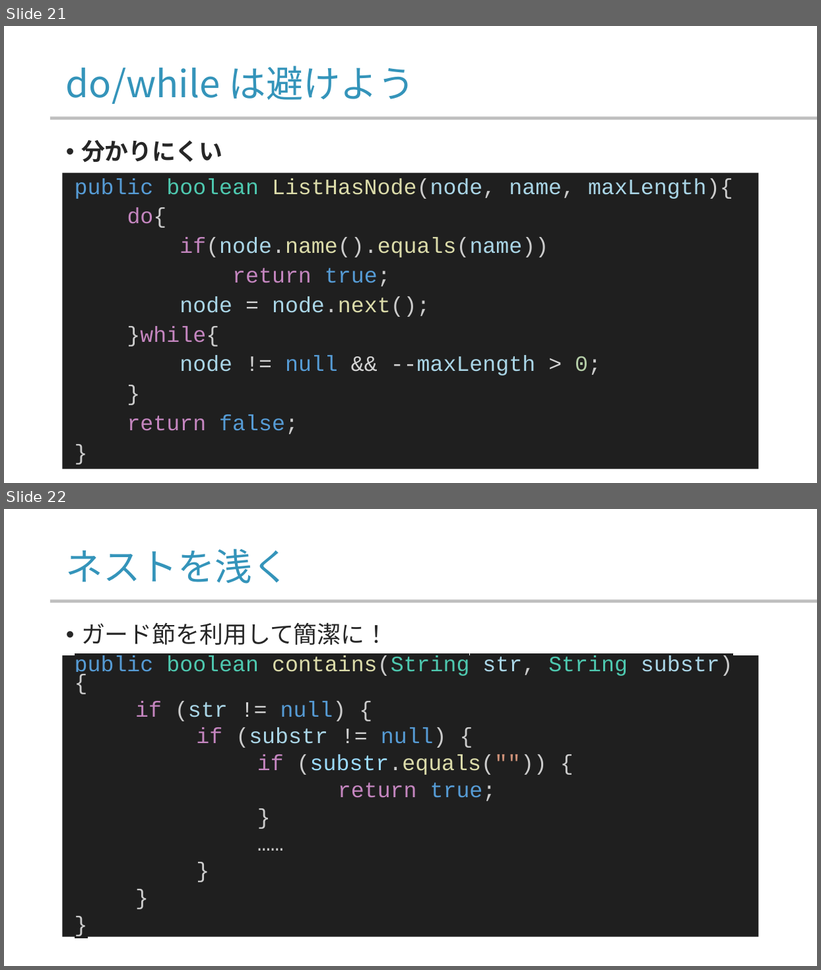
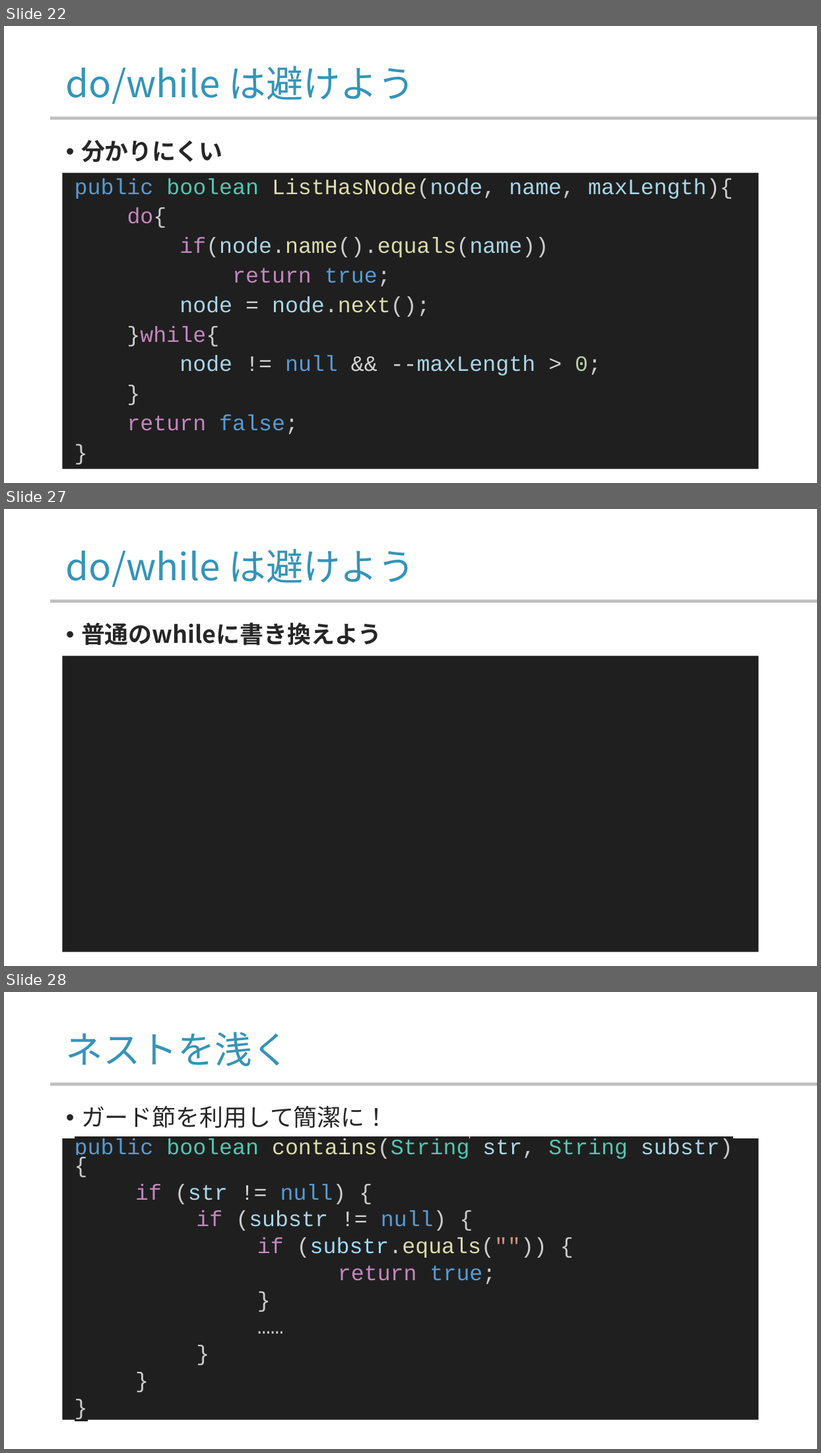
Before and after one commit to yamada-ai/java-prac, a slide deck: 07_ccontrol_flow_1.pptx. Shown one above the other, each under a label of ours: slides 21 and 22 before the commit, slides 22, 27 and 28 after it; the slides between them are not shown. The pictures are 821x970 and 821x1453 pixels, drawn with LibreOffice and Linux fonts; fonts in the diff are those of the drawing; background and template pictures are left out. Boxes give left, top, right and bottom in pixels: in the first picture for what was removed or moved away, otherwise in the second. Text is boxed around its words. In the diff, an @@ line names an element or a change of style, - is before the commit and + after.

```diff
--- a/07_ccontrol_flow_1.pptx
+++ b/07_ccontrol_flow_1.pptx
@@ slide 27 added at box(4, 509, 817, 966), background #FFFFFF; not listed: 1 template element that a slide beside it also shows @@
@@ title added at box(66, 549, 415, 587), 44 pt, text #3494BA @@
+do/while は避けよう
@@ text added at box(81, 623, 382, 646), 28 pt, text #262626, bold @@
+• 普通のwhileに書き換えよう
@@ rectangle added at box(63, 656, 759, 953), fill #1F1F1F @@
@@ what was slide 21 is now slide 22 @@
@@ what was slide 22 is now slide 28 @@
```
Also in this commit, not shown: 8 slides changed, 9 other slides added, 1 slide removed.
